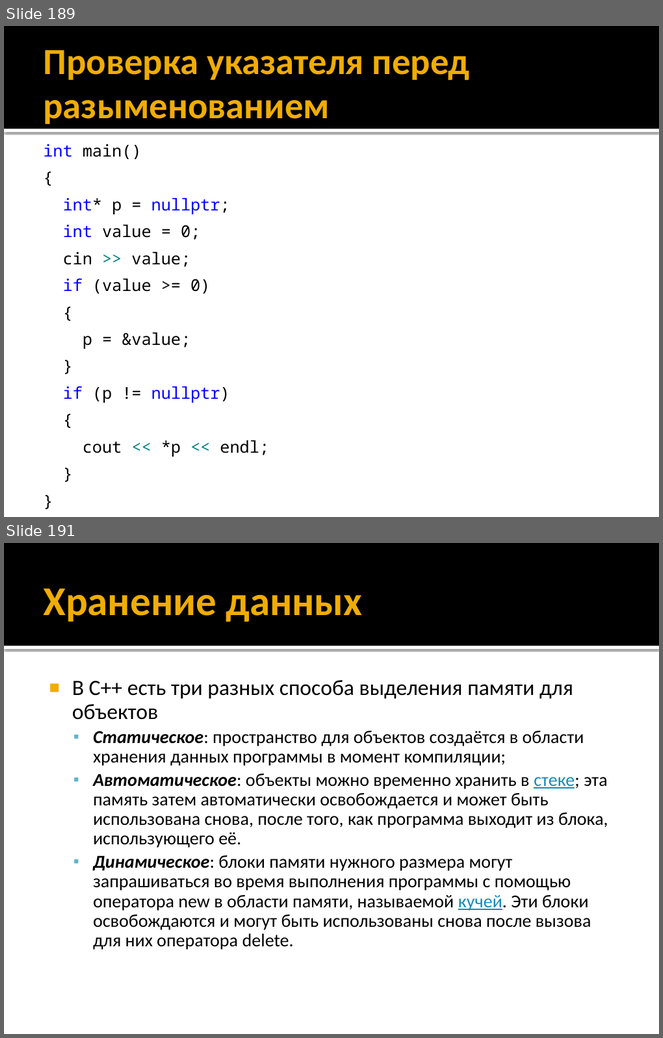
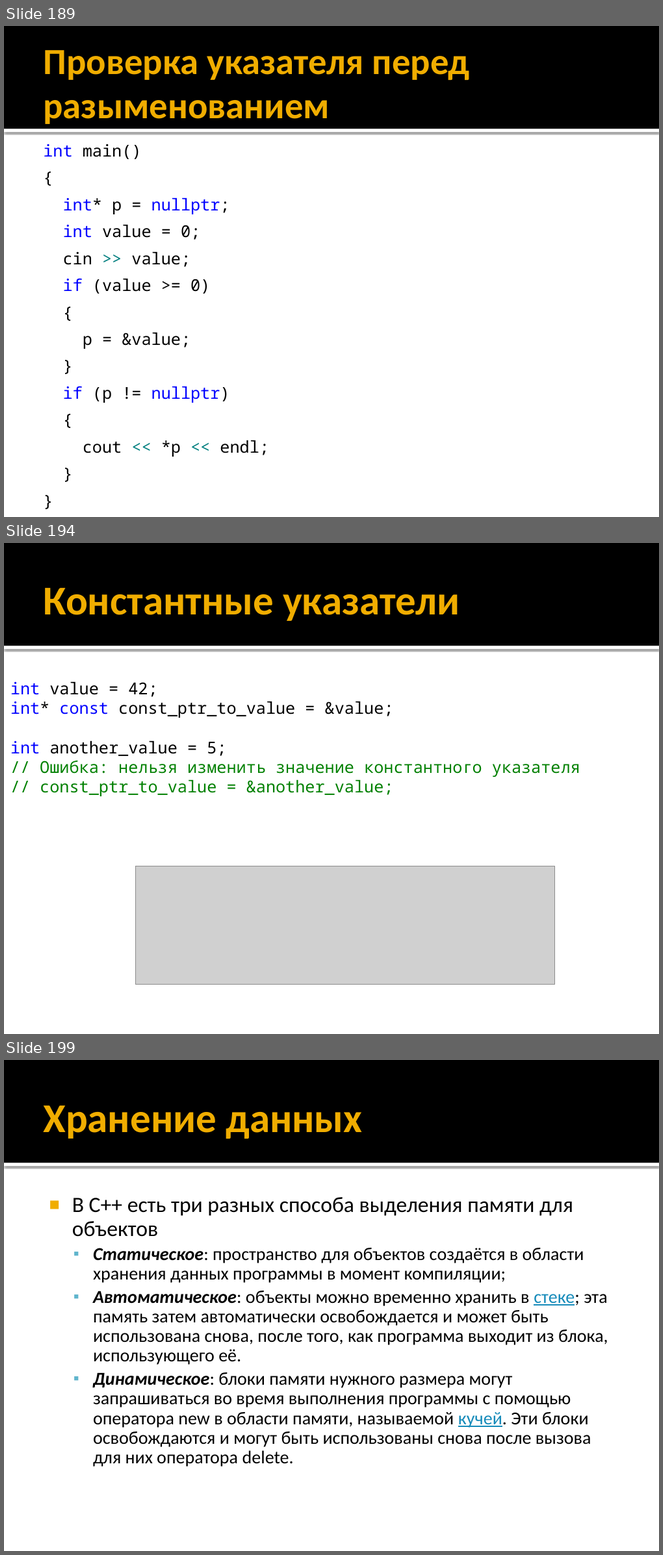
Before and after one commit to alexey-malov/oop, a slide deck: lectures/01/Синтаксис C++.pptx. Shown one above the other, each under a label of ours: slides 189 and 191 before the commit, slides 189, 194 and 199 after it; the slides between them are not shown. The pictures are 663x1038 and 663x1555 pixels, drawn with LibreOffice and Linux fonts; fonts in the diff are those of the drawing; grey boxes stand for pictures. Boxes give left, top, right and bottom in pixels: in the first picture for what was removed or moved away, otherwise in the second. Text is boxed around its words. In the diff, an @@ line names an element or a change of style, - is before the commit and + after.

```diff
--- a/lectures/01/Синтаксис C++.pptx
+++ b/lectures/01/Синтаксис C++.pptx
@@ slide 194 added at (4,543,659,1034), background #FFFFFF; not listed: 2 template elements that a slide beside it also shows @@
@@ title added at (43,588,460,621), 45 pt, text #F0AD00, bold @@
+Константные указатели
@@ text added at (10,682,581,797), 18 pt, text #008000 @@
+int value = 42;
+int* const const_ptr_to_value = &value;
+int another_value = 5;
+// Ошибка: нельзя изменить значение константного указателя
+// const_ptr_to_value = &another_value;
@@ picture added at (136,866,555,984) @@
@@ what was slide 191 is now slide 199 @@
```
Also in this commit, not shown: 12 slides changed, 7 other slides added.
